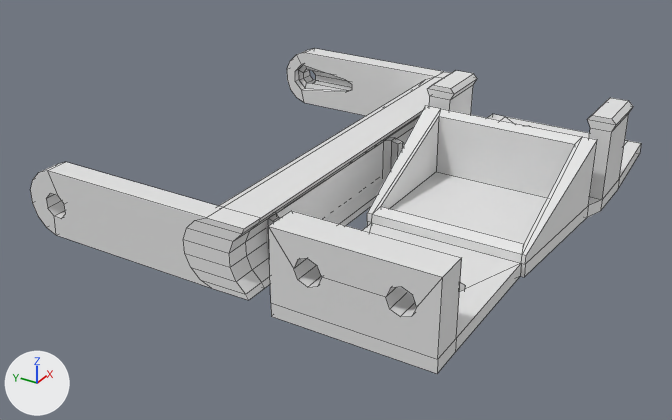
Before and after pictures for a commit that changed the Blender file servo-manifold/servo-mount.blend.
Camera for both pictures: a 50 mm camera at (-211.5, -114.9, 113.4) aimed at (-11.9, 6.7, -2.3). Arrows for +X, +Y and +Z are at lower left; the lights stay in place. Mesh edges are drawn as thin lines.

Names of what the first picture shows: 'arm', 'servo-clip', 'servo-mount'.
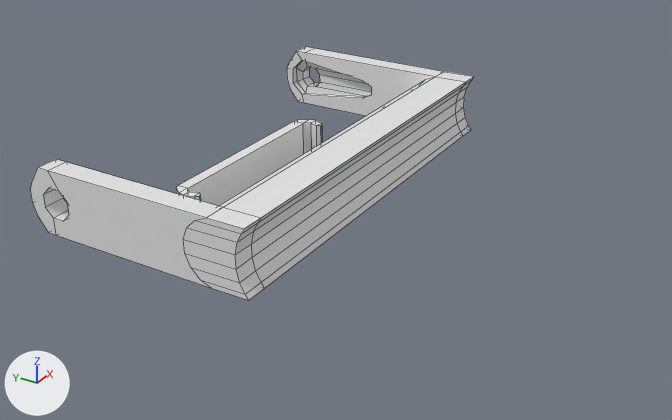
Location of each change, [x1, y1, x2, y2] in pixels of the pictures (672 x 420 px; the box of a moved part takes in the faces that stretch with it):
'servo-mount', hidden
    before: [268, 70, 641, 373]
'arm', reshaped
    before: [31, 48, 450, 300]
    after: [31, 47, 474, 300]
'servo-clip', moved
    before: [266, 137, 404, 254]
    after: [176, 120, 322, 206]
part 1 of me_cylinder, moved or reshaped
    before: [287, 49, 434, 116]
    after: [287, 47, 434, 116]
part 2 of me_cylinder, moved or reshaped
    before: [183, 111, 422, 300]
    after: [183, 77, 473, 300]
part 3 of me_cylinder, moved or reshaped
    before: [31, 162, 211, 288]
    after: [31, 159, 211, 288]
part 4 of me_cube_002, moved or reshaped (not visible afterwards)
    before: [427, 85, 616, 218]
part 5 of me_cube_002, moved or reshaped (not visible afterwards)
    before: [433, 70, 641, 210]
part 6 of me_cube_002, moved or reshaped (not visible afterwards)
    before: [507, 117, 628, 141]

The change, as a diff of the scene's bpy script:
```diff
--- a/servo-manifold/servo-mount.blend.py
+++ b/servo-manifold/servo-mount.blend.py
@@ me_cylinder @@
 me_cylinder.from_pydata(...)  # 144 vertices, 106 faces; spans x -6.21..1.14, y -1.98..0.0, z -6.62..6.62
 # used by ob_arm; location = (-4.2, 7.5, 0.0); rotation_euler = (-1.571, 0.0, -1.571), in degrees (-90, 0, -90); scale = (9.38, 9.38, 9.38)
+# me_cylinder part 1: 36 of 144 vertices moved; they spanned x -5.83..-3.34, y -1.82..-0.16, z 5.95..6.62 and now span x -5.92..-2.51, y -1.97..-0.01, z 5.95..6.62; mean shift (0.21, 0.0, 0.0); largest move (-3.34, -0.89, 6.18) -> (-2.51, -0.86, 6.18)
+# me_cylinder part 2: all 24 vertices in x 0.62..1.06, y -1.83..-0.16, z -6.62..6.62 are scaled about their middle by (0.564, 1, 1), then moved by (0.08, 0.0, 0.0)
+# me_cylinder part 3: 20 of 144 vertices moved; they spanned x -5.79..-4.92, y -1.82..-0.16, z -6.62..-5.95 and now span x -5.77..-4.8, y -1.97..-0.01, z -6.62..-5.95; mean shift (0.02, -0.03, 0.0); largest move (-5.13, -1.29, -5.95) -> (-5.07, -1.44, -5.95)
@@ me_cube_002 @@
 me_cube_002.from_pydata(...)  # 186 vertices, 143 faces; spans x -27.6..27.2, y -64.8..71.2, z 0.0..26.8
 # used by ob_servo_mount; location = (-4.2, -31.7, 0.0); rotation_euler = (0.0, 0.0, -1.571), in degrees (0, 0, -90)
+# me_cube_002 part 4: all 20 vertices in x -27.6..27.2, y 25.1, z 0.0..26.8 are moved by (0.0, 2.8, 0.0)
+# me_cube_002 part 5: all 20 vertices in x -27.6..27.2, y 41.3, z 0.0..26.8 are moved by (0.0, 4.1, 0.0)
+# me_cube_002 part 6: all 40 vertices in x -24.9..24.5, y 62.1..71.2, z 0.0..3.6 are moved by (0.0, 13.2, 0.0)
@@ ob_servo_clip @@
 ob_servo_clip = bpy.data.objects.new('servo-clip', me_cube_003)
-ob_servo_clip.location = (-23.5, 1.1, 0.0)
+ob_servo_clip.location = (-23.5, 27.9, 0.0)
 ob_servo_clip.rotation_euler = (0.0, 0.0, -4.712)  # degrees (0, 0, -270)
@@ ob_servo_mount @@
 ob_servo_mount.rotation_euler = (0.0, 0.0, -1.571)  # degrees (0, 0, -90)
+ob_servo_mount.hide_viewport = True
```
